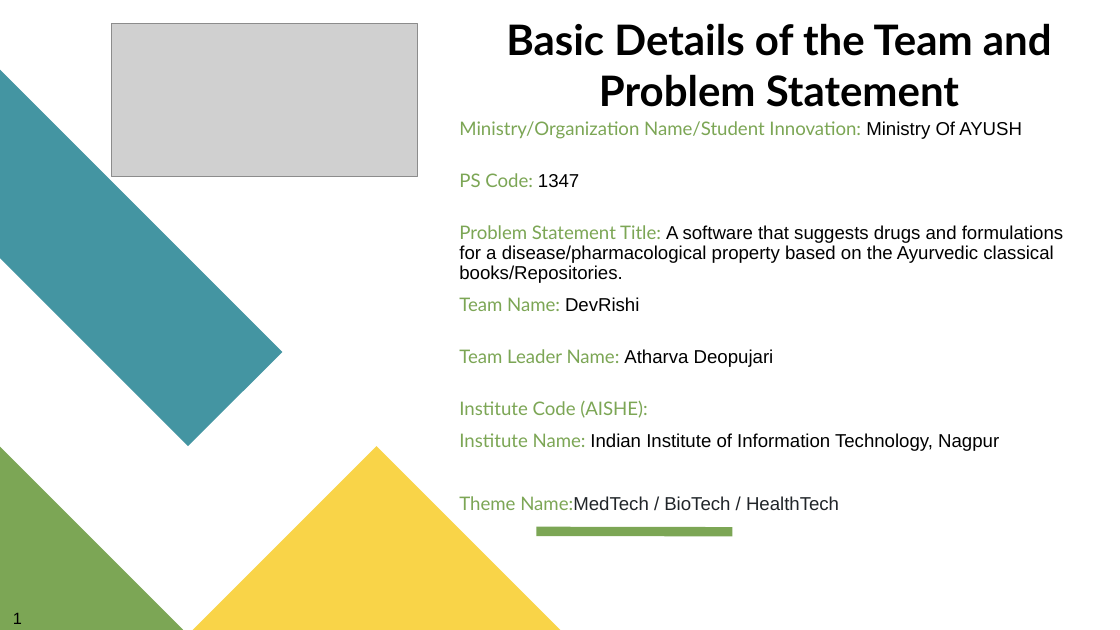
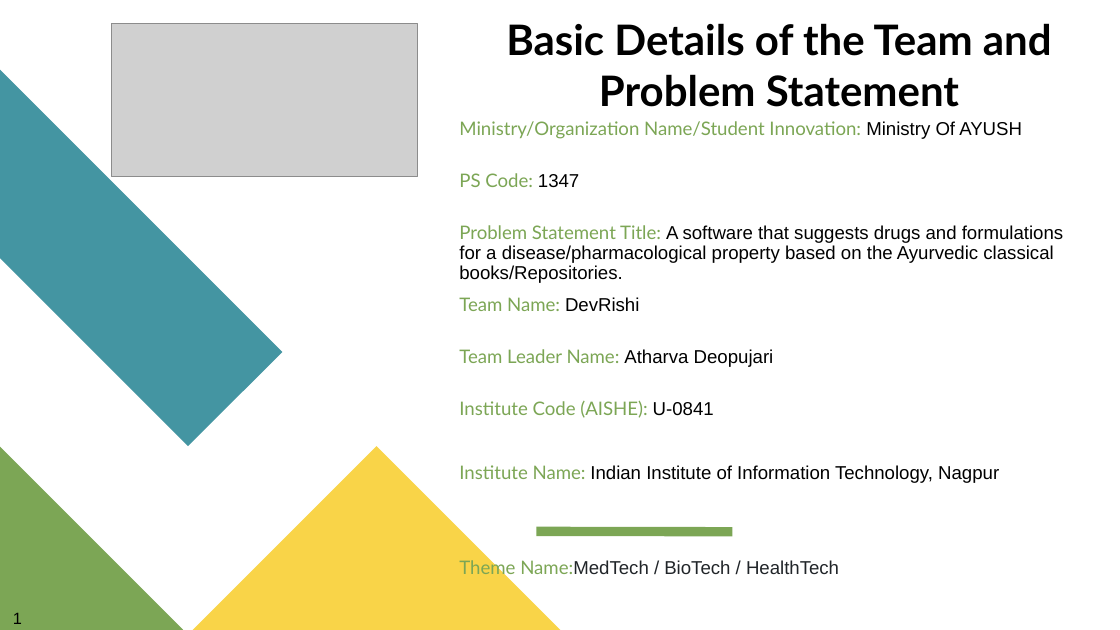
Before and after one commit to atharvadeopujari/DevRishi, a slide deck: slide 1 of DevRishi-SIH2023-College.pptx. Drawn at 1120x630 pixels with LibreOffice and Linux fonts; fonts in the diff are those of the drawing; grey boxes stand for pictures. Boxes give left, top, right and bottom in pixels: in the first picture for what was removed or moved away, otherwise in the second. Text is boxed around its words. In the diff, an @@ line names an element or a change of style, - is before the commit and + after.

```diff
--- a/DevRishi-SIH2023-College.pptx
+++ b/DevRishi-SIH2023-College.pptx
@@ text at [459, 401, 714, 418]: text changed @@
-Institute Code (AISHE):
+Institute Code (AISHE): U-0841
```
Also in this commit, not shown: 1 other slide changed, 6 other files.
